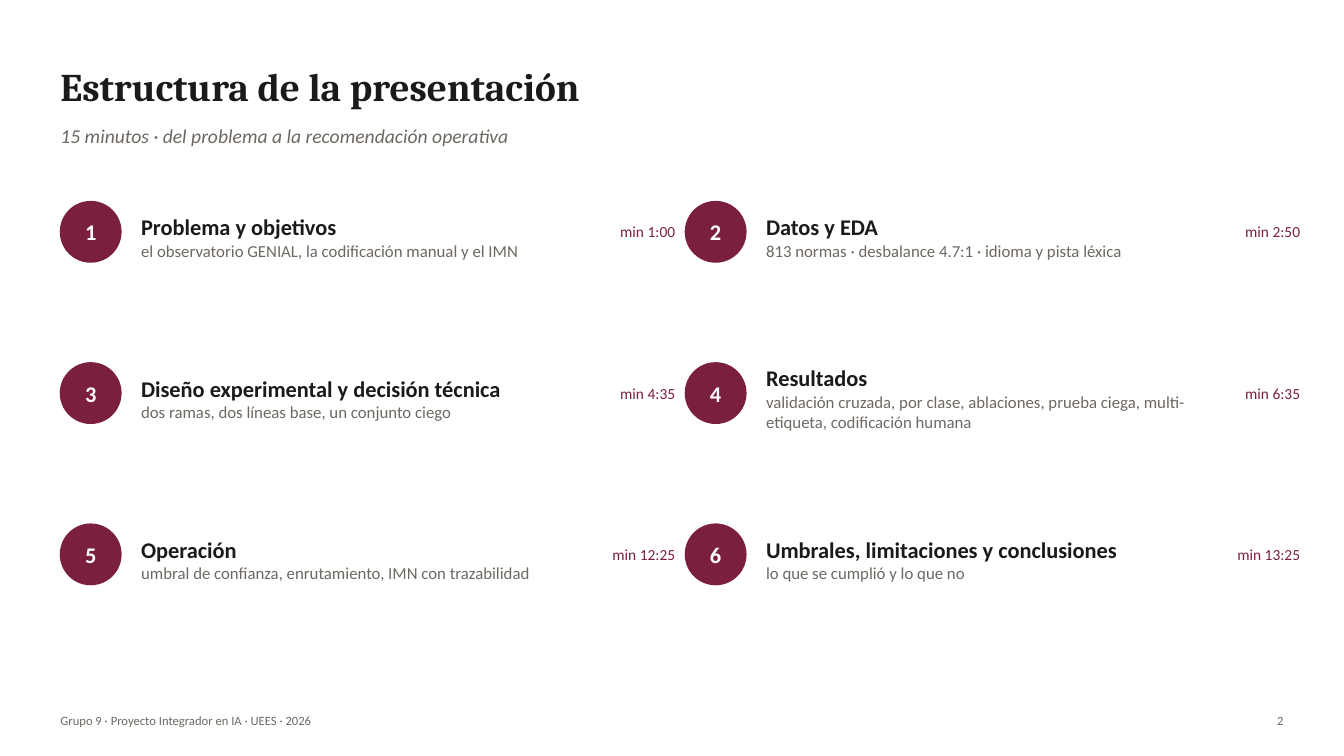
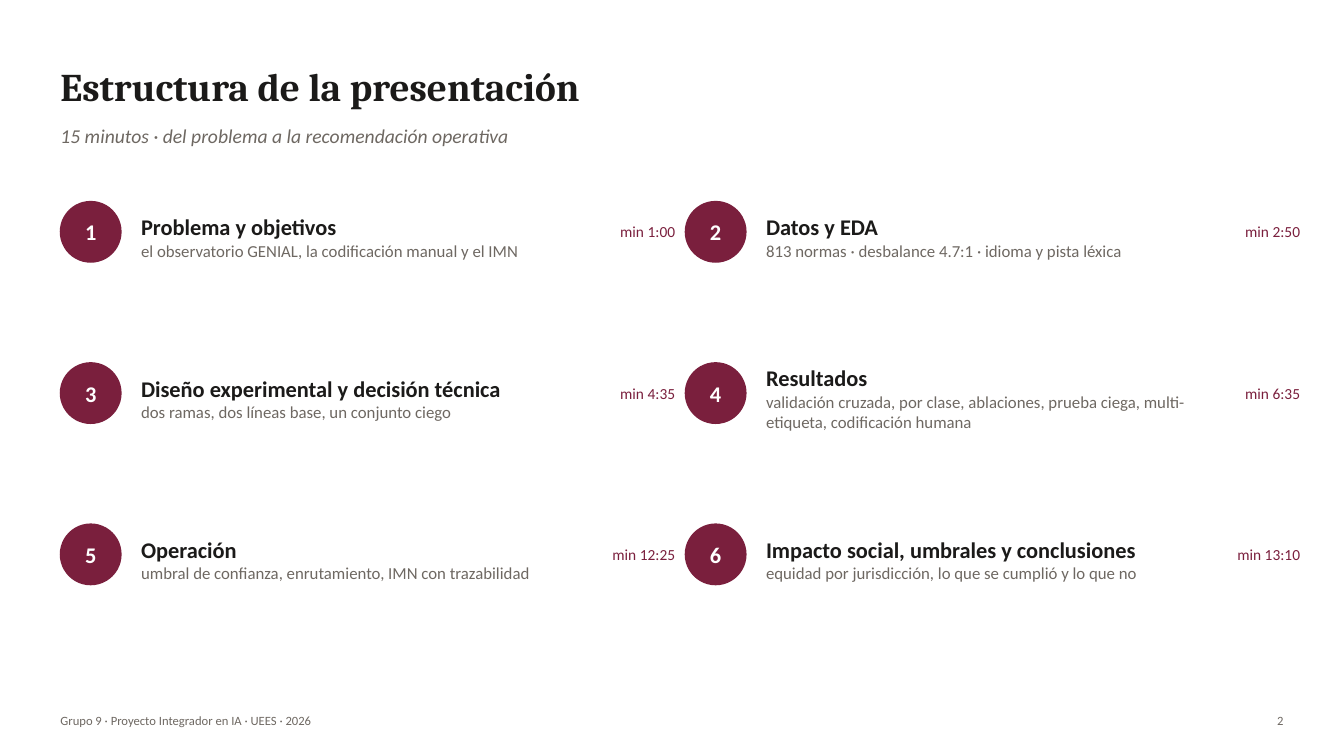
Before and after one commit to jorgemaldonadom-cmd/genial-clasificador-normativa, a slide deck: slide 2 of docs/presentacion_final/Grupo_9_Presentacion_Final.pptx. Drawn at 1344x756 pixels with LibreOffice and Linux fonts; fonts in the diff are those of the drawing. Boxes give left, top, right and bottom in pixels: in the first picture for what was removed or moved away, otherwise in the second. Text is boxed around its words. In the diff, an @@ line names an element or a change of style, - is before the commit and + after.

```diff
--- a/docs/presentacion_final/Grupo_9_Presentacion_Final.pptx
+++ b/docs/presentacion_final/Grupo_9_Presentacion_Final.pptx
@@ text at [766,542,1137,582]: text changed; size 16 to 12 pt; text colour #1B1A19 to #6E6862; bold off @@
-Umbrales, limitaciones y conclusiones
-lo que se cumplió y lo que no
+Impacto social, umbrales y conclusiones
+equidad por jurisdicción, lo que se cumplió y lo que no
@@ text at [1237,549,1300,560]: text changed @@
-min 13:25
+min 13:10
```
Also in this commit, not shown: 3 other slides changed, 1 slide added, 18 other files.
